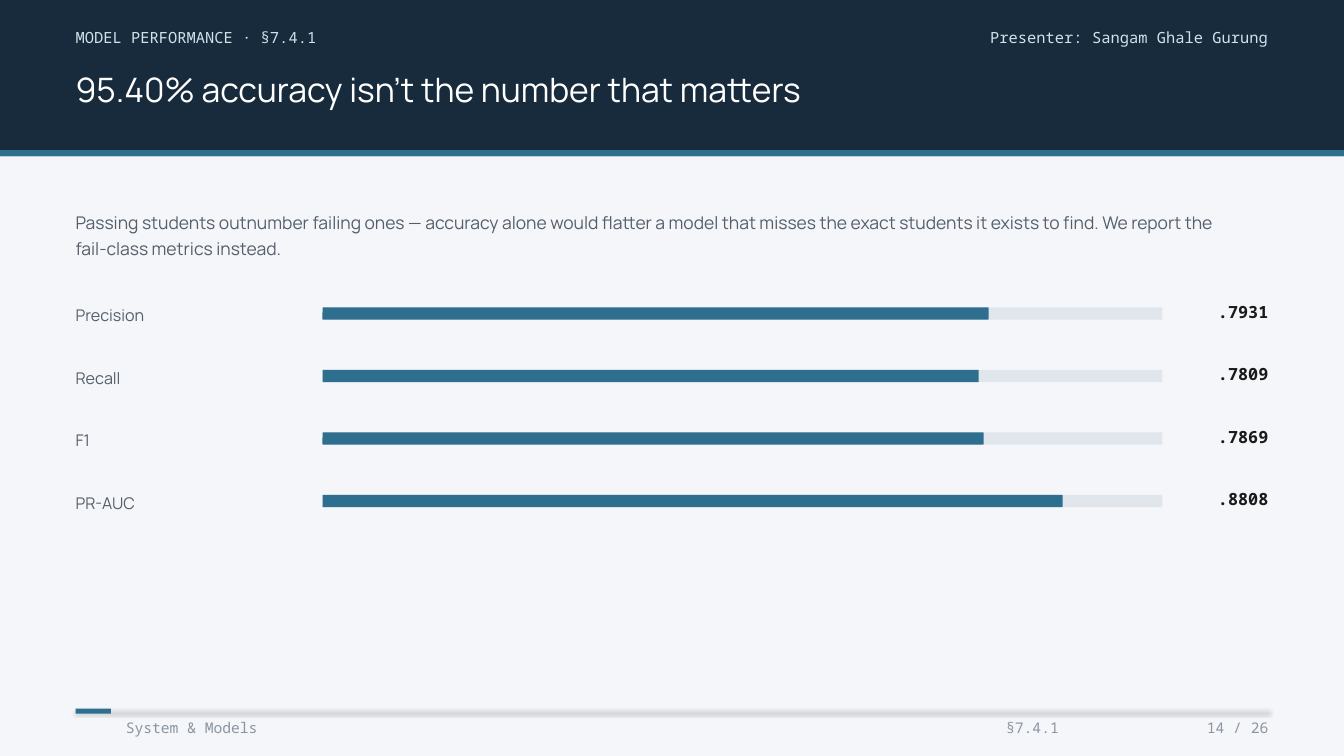
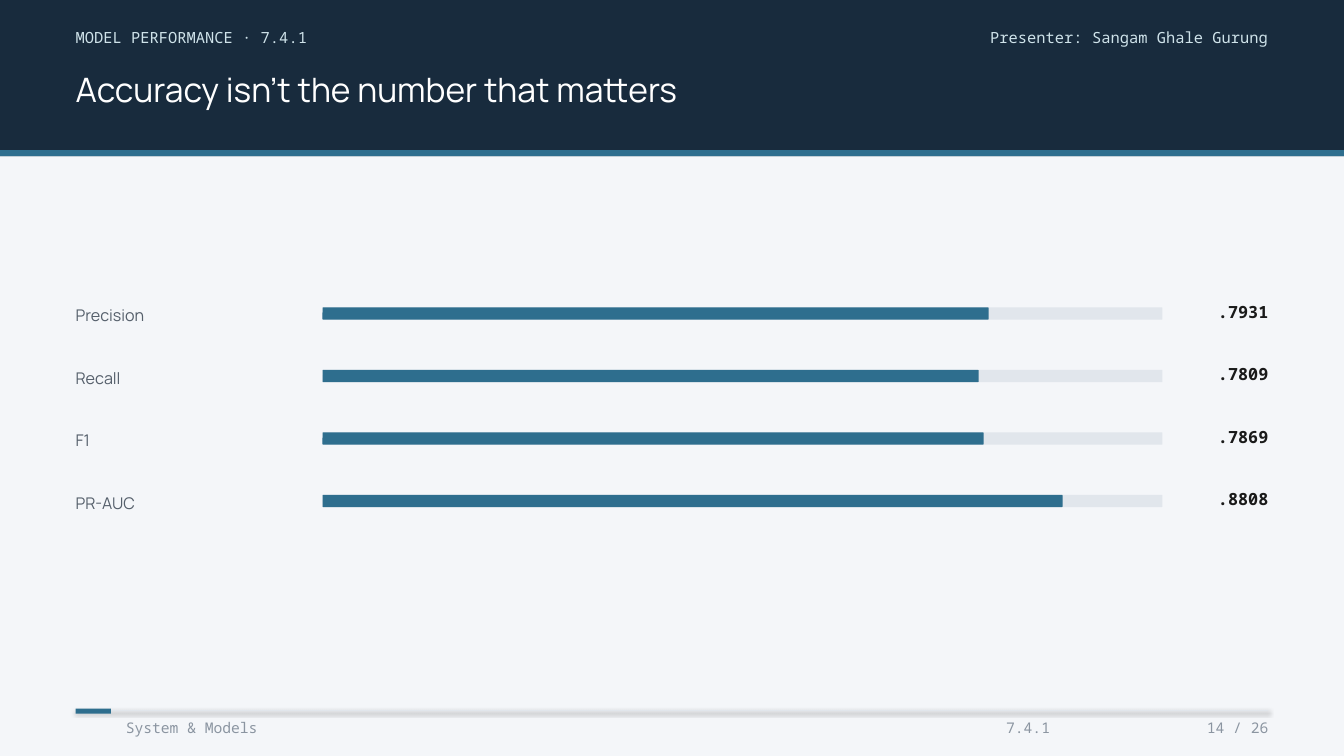
Before and after one commit to KOI-Capstone-Project/EDAPTv2, a slide deck: slide 26 of EDAPT_v2_Presentation.pptx (slide 16 before the commit). Drawn at 1344x756 pixels with LibreOffice and Linux fonts; fonts in the diff are those of the drawing. Boxes give left, top, right and bottom in pixels: in the first picture for what was removed or moved away, otherwise in the second. Text is boxed around its words. In the diff, an @@ line names an element or a change of style, - is before the commit and + after.

```diff
--- a/EDAPT_v2_Presentation.pptx
+++ b/EDAPT_v2_Presentation.pptx
@@ text at box(76, 32, 307, 43): text changed @@
-MODEL PERFORMANCE · §7.4.1
+MODEL PERFORMANCE · 7.4.1
@@ text at box(76, 77, 677, 110): text changed @@
-95.40% accuracy isn't the number that matters
+Accuracy isn't the number that matters
@@ text removed at box(76, 216, 1213, 255) @@
-Passing students outnumber failing ones — accuracy alone would flatter a model that misses the exact students it exists to find. We report the fail-class metrics instead.
@@ text at box(1006, 722, 1050, 733): text changed @@
-§7.4.1
+7.4.1
```
Also in this commit, not shown: 24 other slides changed, 10 slides added, 4 other files.
